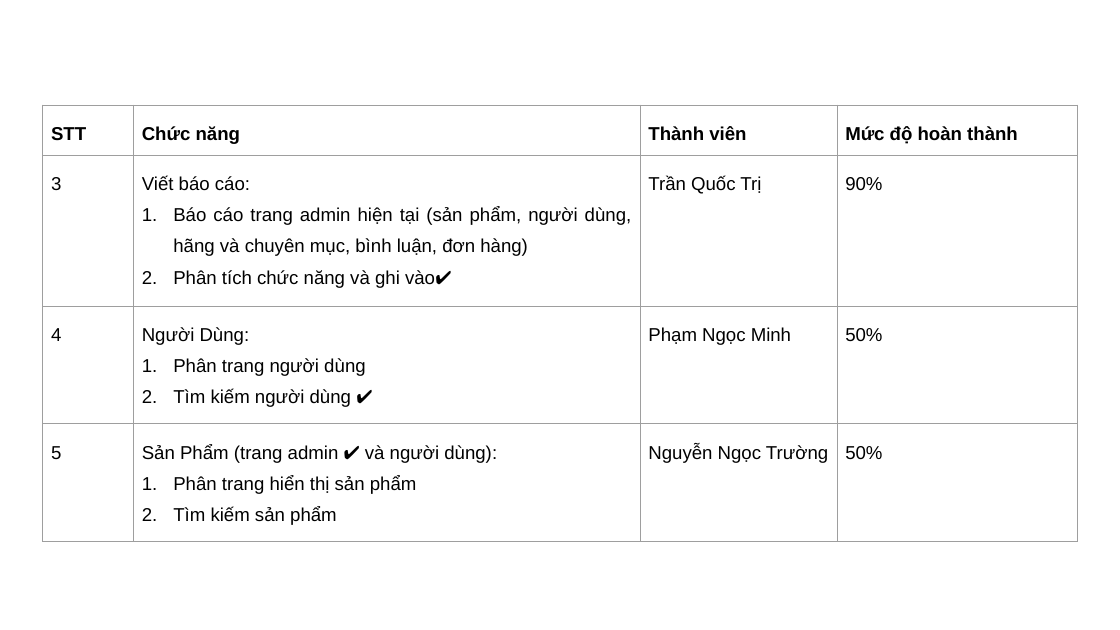
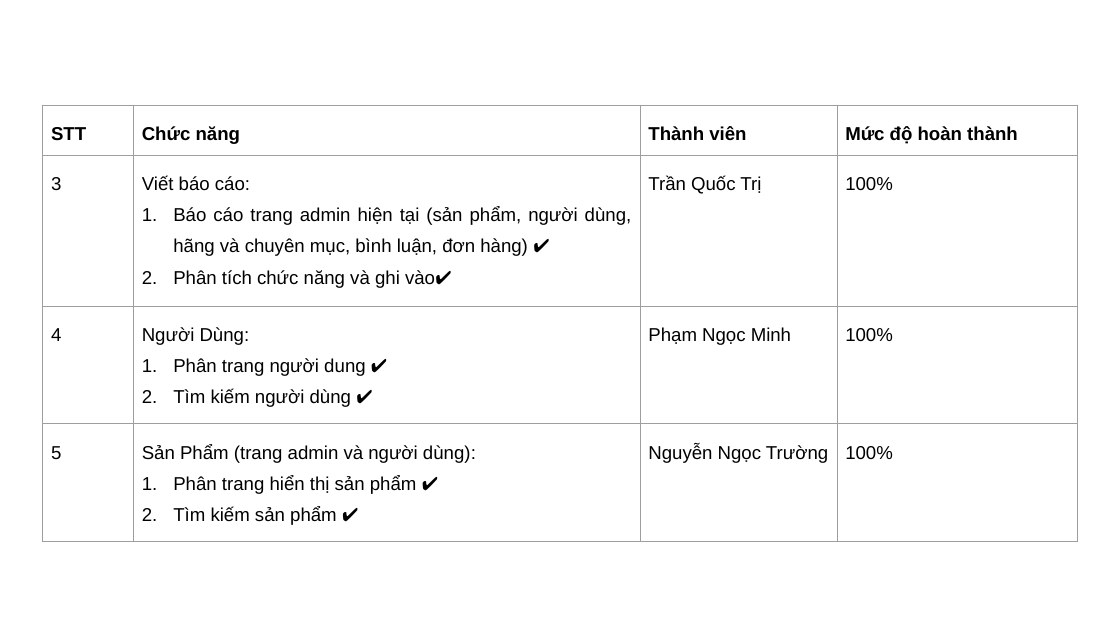
Before and after one commit to tronghieu60s/nhom2-be2-st4, a slide deck: slide 5 of reports/Daily Scrum/Bao_Cao_Tien_Do_Cong_Viec_19-05-2021.pptx. Drawn at 1120x630 pixels with LibreOffice and Linux fonts; fonts in the diff are those of the drawing. Boxes give left, top, right and bottom in pixels: in the first picture for what was removed or moved away, otherwise in the second. Text is boxed around its words. In the diff, an @@ line names an element or a change of style, - is before the commit and + after.

```diff
--- a/reports/Daily Scrum/Bao_Cao_Tien_Do_Cong_Viec_19-05-2021.pptx
+++ b/reports/Daily Scrum/Bao_Cao_Tien_Do_Cong_Viec_19-05-2021.pptx
@@ table at (x1=43, y1=105, x2=1077, y2=529) @@
-row 2, column 2: Viết báo cáo: / Báo cáo trang admin hiện tại (sản phẩm, người dùng, hãng và chuyên mục, bình luận, đơn hàng) / Phân tích chức năng và ghi vào✔️
+row 2, column 2: Viết báo cáo: / Báo cáo trang admin hiện tại (sản phẩm, người dùng, hãng và chuyên mục, bình luận, đơn hàng) ✔️ / Phân tích chức năng và ghi vào✔️
-row 2, column 4: 90%
+row 2, column 4: 100%
-row 3, column 2: Người Dùng: / Phân trang người dùng / Tìm kiếm người dùng ✔️
+row 3, column 2: Người Dùng: / Phân trang người dung ✔️ / Tìm kiếm người dùng ✔️
-row 3, column 4: 50%
+row 3, column 4: 100%
-row 4, column 2: Sản Phẩm (trang admin ✔️ và người dùng): / Phân trang hiển thị sản phẩm / Tìm kiếm sản phẩm
+row 4, column 2: Sản Phẩm (trang admin và người dùng): / Phân trang hiển thị sản phẩm ✔️ / Tìm kiếm sản phẩm ✔️
-row 4, column 4: 50%
+row 4, column 4: 100%
```
Also in this commit, not shown: 1 other slide changed, 2 other files.
